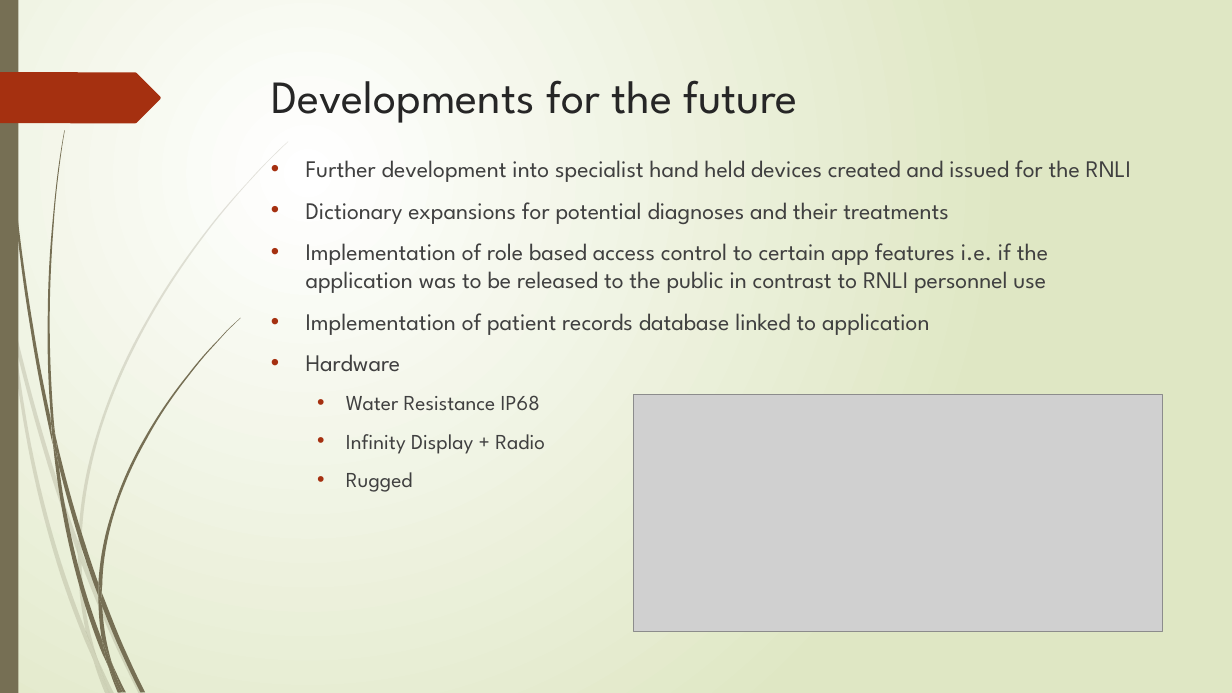
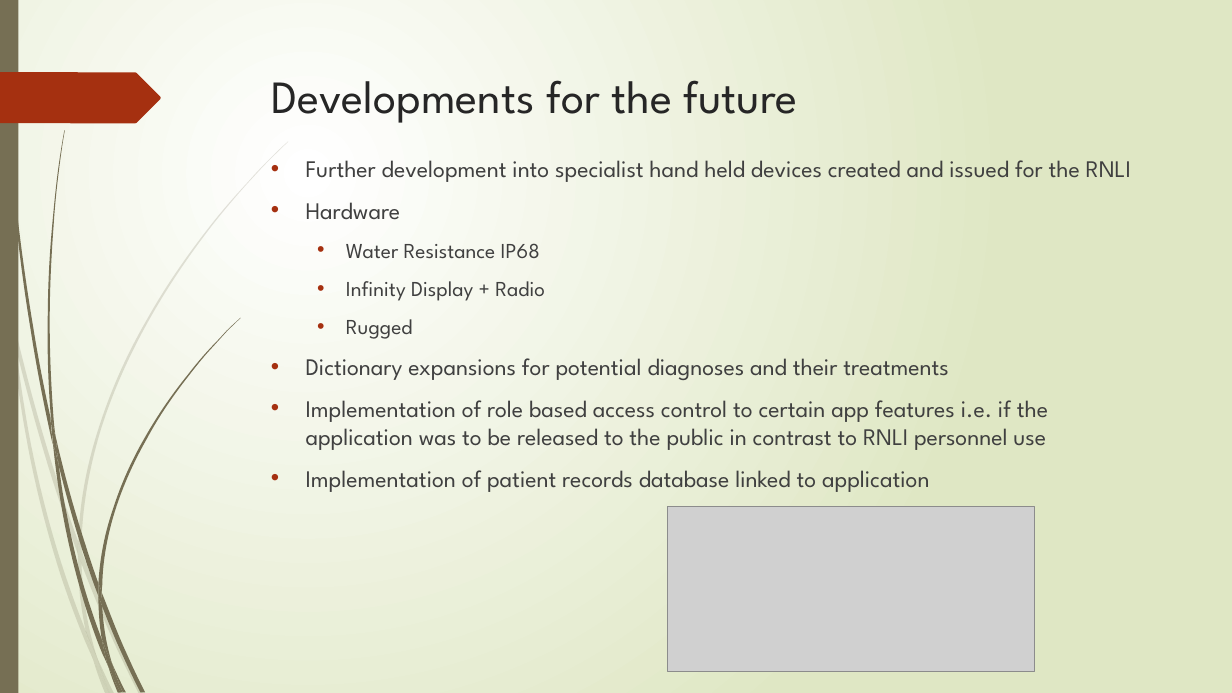
Before and after one commit to bournemouth17/team-5, a slide deck: slide 7 of RNLI.pptx. Drawn at 1232x693 pixels with LibreOffice and Linux fonts; fonts in the diff are those of the drawing; grey boxes stand for pictures. Boxes give left, top, right and bottom in pixels: in the first picture for what was removed or moved away, otherwise in the second. Text is boxed around its words. In the diff, an @@ line names an element or a change of style, - is before the commit and + after.

```diff
--- a/RNLI.pptx
+++ b/RNLI.pptx
@@ text at <box>306,202,1048,335</box>: paragraphs removed @@
-• Dictionary expansions for potential diagnoses and their treatments
-• Implementation of role based access control to certain app features i.e. if the application was to be released to the public in contrast to RNLI personnel use
-• Implementation of patient records database linked to application
@@ text at <box>306,358,1048,492</box>: paragraphs added @@
+• Dictionary expansions for potential diagnoses and their treatments
+• Implementation of role based access control to certain app features i.e. if the application was to be released to the public in contrast to RNLI personnel use
+• Implementation of patient records database linked to application
@@ picture: place and size @@
-picture at <box>634,395,1163,632</box>
+picture at <box>668,506,1035,672</box>
```
Also in this commit, not shown: 1 other slide changed.
